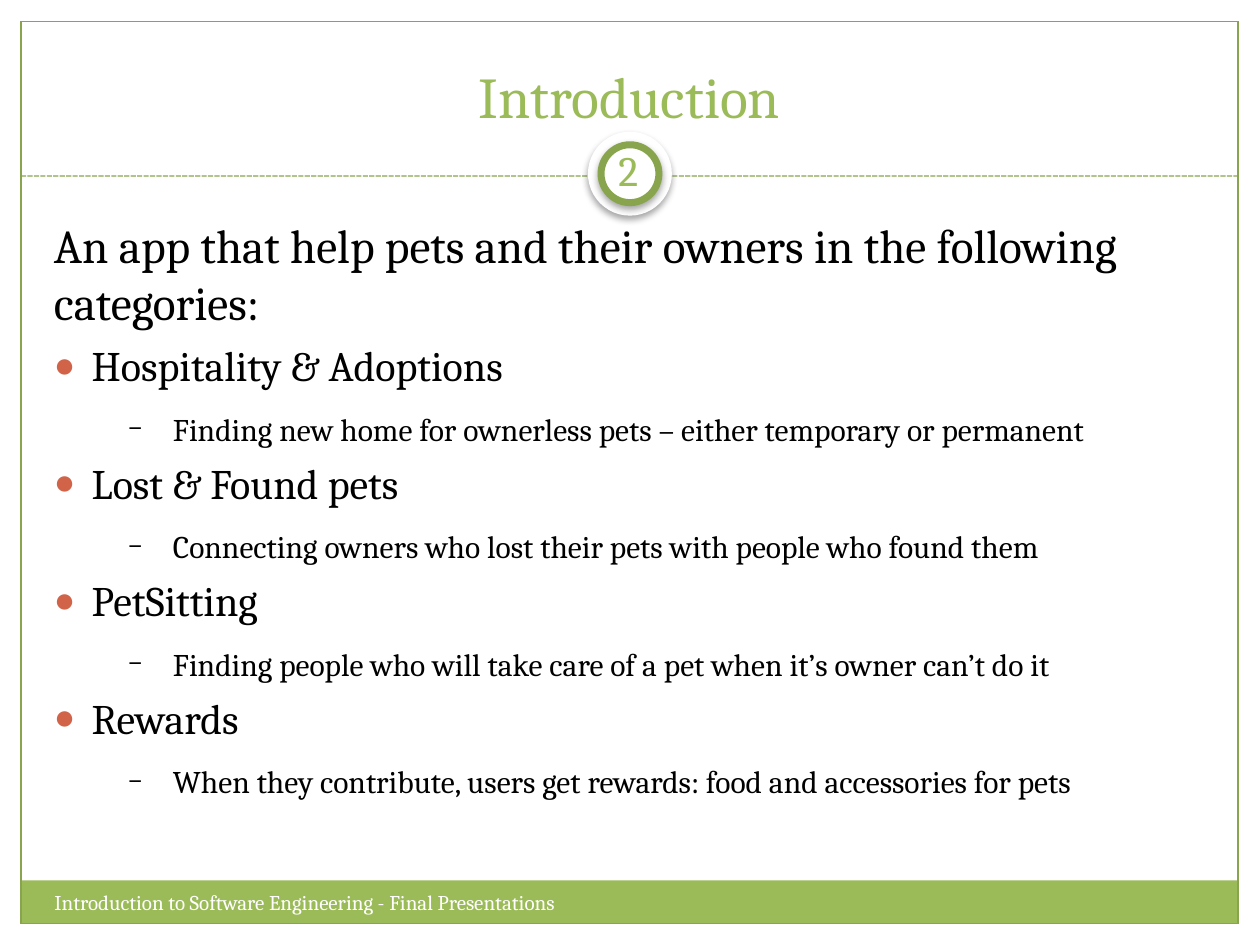
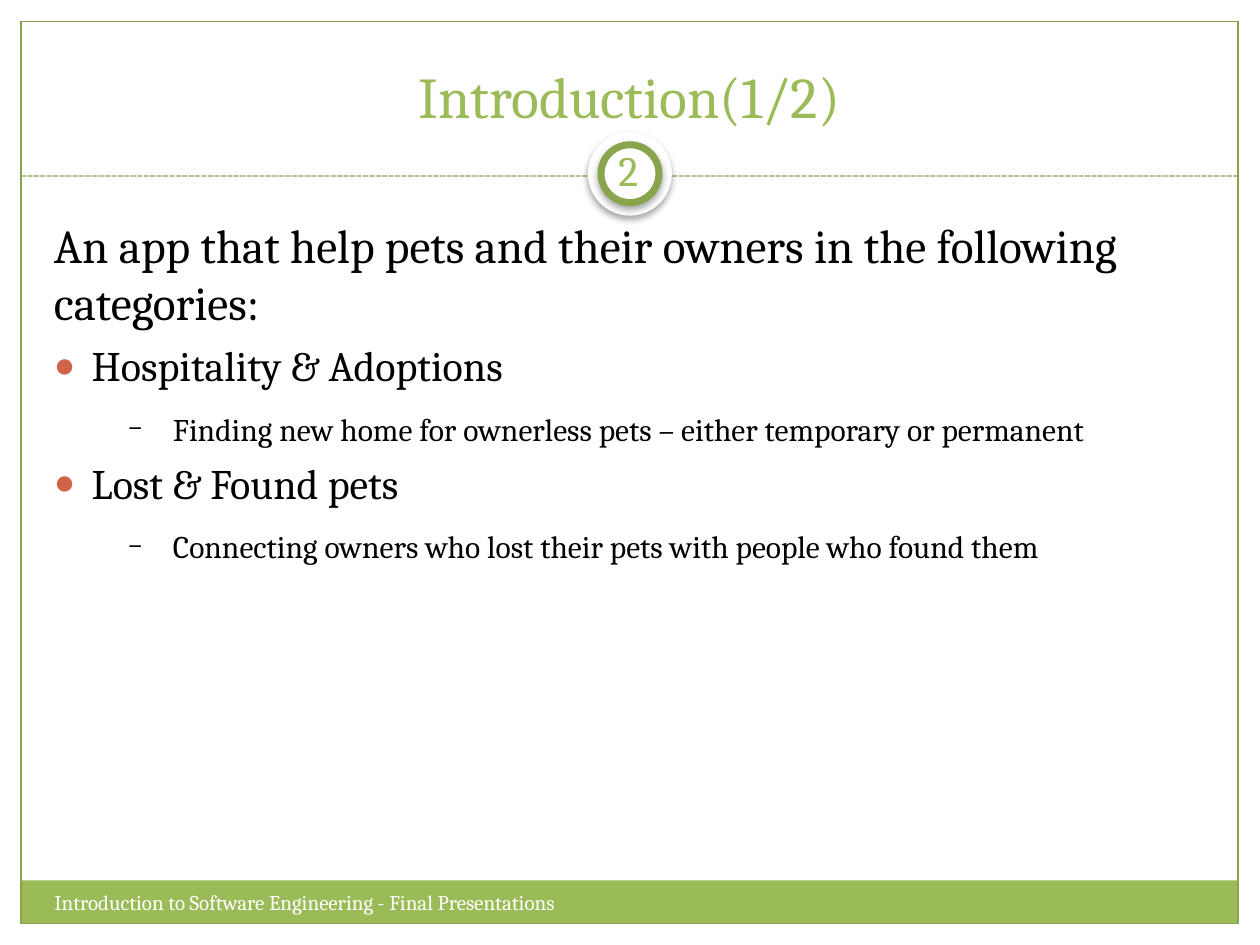
Before and after one commit to Sang712UMA/PetsApp, a slide deck: slide 2 of Presentation/Final Presentation.pptx. Drawn at 1260x945 pixels with LibreOffice and Linux fonts; fonts in the diff are those of the drawing. Boxes give left, top, right and bottom in pixels: in the first picture for what was removed or moved away, otherwise in the second. Text is boxed around its words. In the diff, an @@ line names an element or a change of style, - is before the commit and + after.

Commit message:
Yay

```diff
--- a/Presentation/Final Presentation.pptx
+++ b/Presentation/Final Presentation.pptx
@@ text at (419,77,841,126): text changed @@
-Introduction
+Introduction(1/2)
@@ text at (92,587,1071,800): paragraphs removed @@
-● PetSitting
-  − Finding people who will take care of a pet when it’s owner can’t do it
-● Rewards
-  − When they contribute, users get rewards: food and accessories for pets
```
Also in this commit, not shown: 17 other slides changed, 1 slide added.
